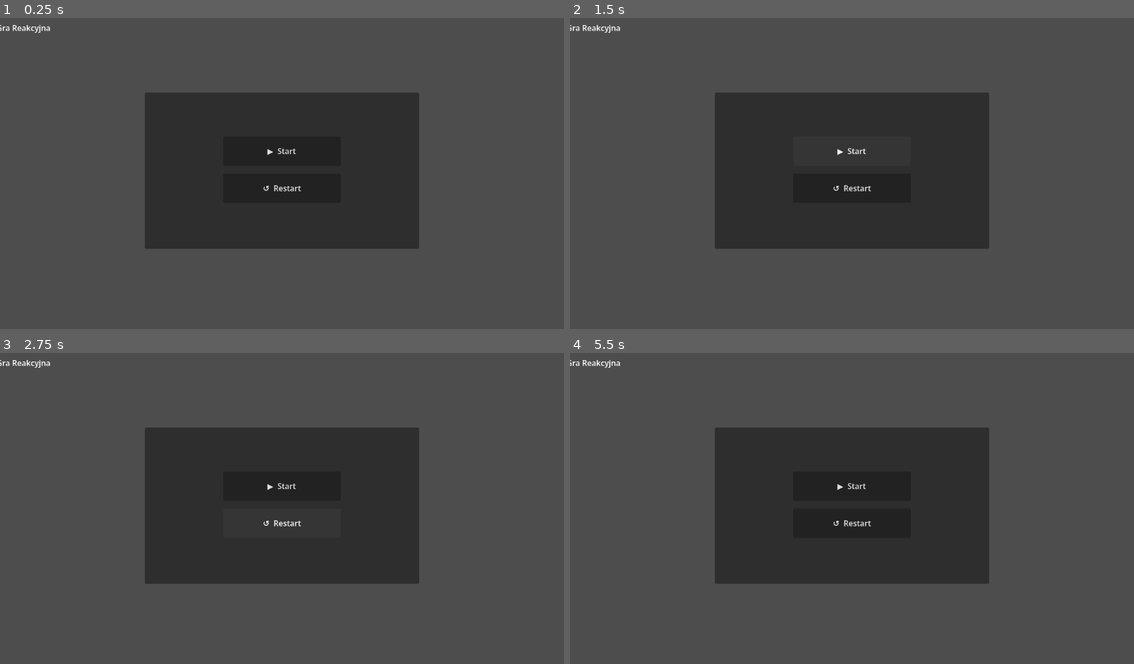
Above: before the commit, frames 1-4 (two rows, left to right).
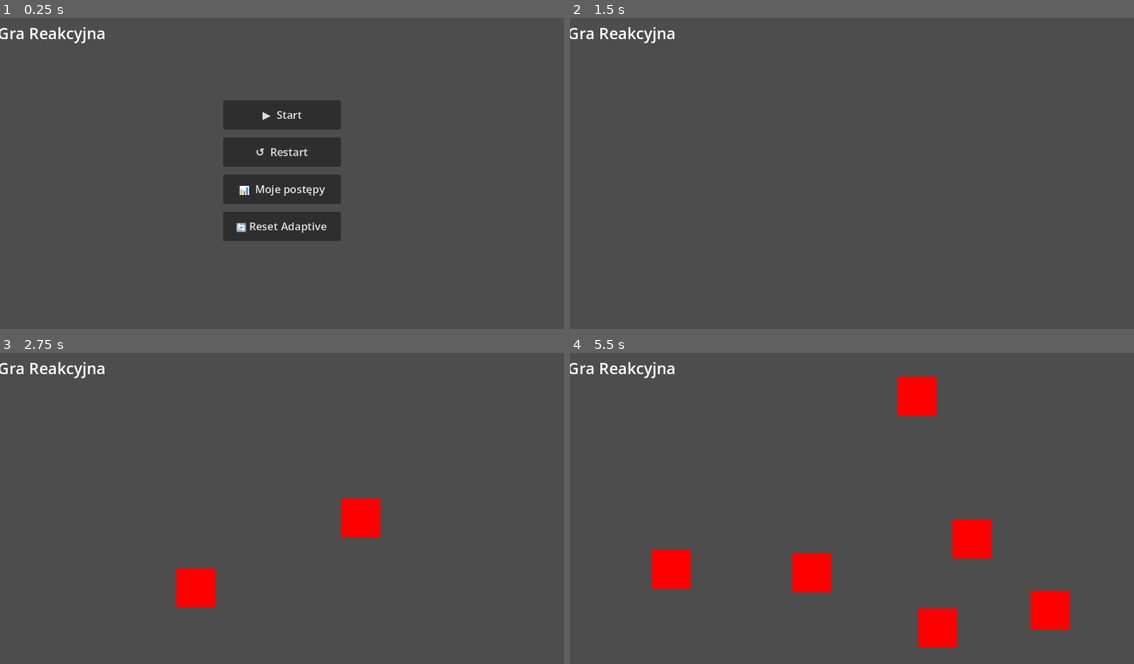
Above: after the commit, the same moments.

Repository: XMefilesX/Rehagame
Game: Godot game, scene res://scenes/main.tscn
The game is run twice, just before and just after one commit, with the same random seed, the same clock (stepped at 60 frames per second) and the same inputs.
Inputs (mouse positions are in pixels of both pictures, inside the frame that each line leads up to):
- Up to frame 1 (0.25 s): no input
- Up to frame 2 (1.5 s): click "▶ Start" at 0.5 s; click (852, 151) at 1.25 s, where only the run before the commit has a clickable "▶ Start"
- Up to frame 3 (2.75 s): click (282, 524) at 2 s, where only the run before the commit has a clickable "↺ Restart"
- Up to frame 4 (5.5 s): click (852, 524) at 2.75 s, where only the run before the commit has a clickable "↺ Restart"; click (852, 524) at 3.5 s, where only the run before the commit has a clickable "↺ Restart"; click (852, 486) at 4.25 s, where only the run before the commit has a clickable "▶ Start"; tap Enter (ui_accept) at 5, 5.27 s; move the mouse to (976, 489) at 5.02 s; tap Keypad Enter at 5.1 s; click (976, 489) at 5.17 s

The runs differ from the first frame. In frame 1, 18% of the frame differs, in the area x 0-75%, y 2-75%; in frame 2, 23%; in frame 3, 23%; in frame 4, 29%, in the area x 0-89%, y 2-95%.
Error before the commit: Parse Error: Class "DifficultyManager" hides an autoload singleton. (res://scripts/DifficultyManager.gd:1)

Commit message:
Usuń class_name DifficultyManager – konflikt z autoload singleton (Godot 4.6)
Co-Authored-By: Claude Sonnet 4.6 <noreply@anthropic.com>

Diff:
--- a/scripts/DifficultyManager.gd
+++ b/scripts/DifficultyManager.gd
@@ -1,4 +1,3 @@
-class_name DifficultyManager
 extends Node
 
 enum Difficulty { EASY, NORMAL, HARD, ADAPTIVE }
